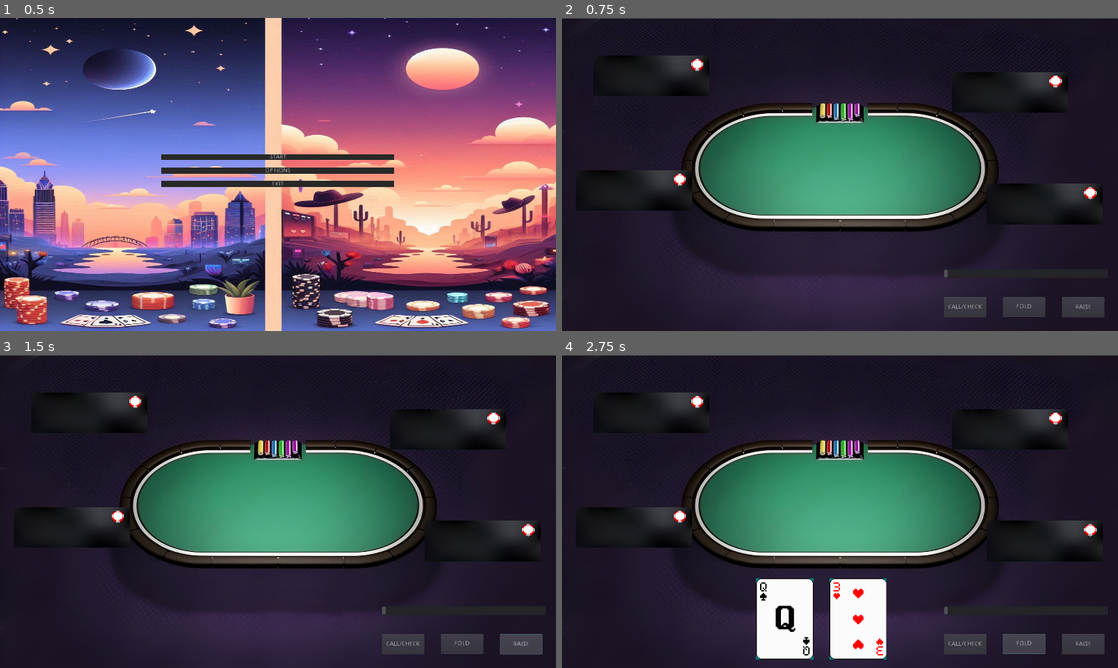
Above: before the commit, frames 1-4 (two rows, left to right).
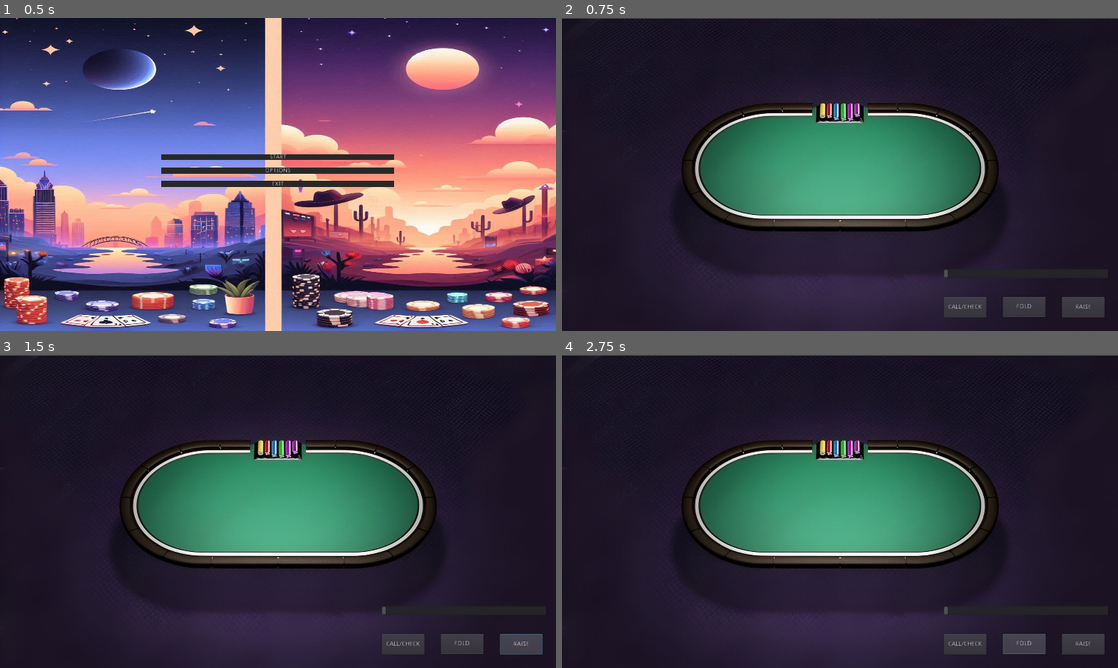
Above: after the commit, the same moments.

Repository: Jesusaez/PokerWithFriends_Game
Game: Godot game, scene res://escenas/Menu.tscn
Same seed, same stepped clock (60 frames per second), same inputs: the game is played once before the commit and once after it.
Inputs:
- Up to frame 1 (0.5 s): no input
- Up to frame 2 (0.75 s): click "START" at 0.5 s
- Up to frame 3 (1.5 s): click "RAISE" at 1.25 s
- Up to frame 4 (2.75 s): click "FOLD" at 2 s

Frame 1 is identical in both runs. In frame 2, 2.6% of the frame differs, in the area x 4-98%, y 12-66%; in frame 3, 2.6%; in frame 4, 7.9%, in the area x 4-98%, y 12-98%.
Error after the commit: Parse Error: The identifier "a" isn't declared in the current scope. (res://escenas/Gamse.gd:114)

Commit message:
Animacion Robar Cartas IA

Diff:
--- a/escenas/Gamse.gd
+++ b/escenas/Gamse.gd
@@ -78,46 +78,78 @@
 	"res://Assets/cartas_sueltas/Clubs/tile012.png"
 ]
 var CartasSacadas=[]
-
+var interfaz_players = []
 
 func _ready():
 	randomize()
 	# ------------------------------------------------
 	# Instanciar los nombres y fichas de jugadores
 	# ------------------------------------------------
-	for i in range(numPlayer-1):
+	for i in range(numPlayer - 1):
 		var player_card_instance = player_card_scene.instance()
 
 		# Asignar nombre y chips a los labels
-		player_card_instance.get_node("Background/Player_Name").text = playerName[i+1]
-		player_card_instance.get_node("Background/Chips").text = str(PlayerChips[i+1])
+		player_card_instance.get_node("Background/Player_Name").text = playerName[i + 1]
+		player_card_instance.get_node("Background/Chips").text = str(PlayerChips[i + 1])
 
 		# Ubicar el cartel en la posición correspondiente del PathFollow2D
 		var path_follow = path_follows[i]
 		player_card_instance.rect_position = path_follow.position
 		player_card_instance.rect_scale = Vector2(0.75, 0.75)
 
-		# Añadir la instancia a la escena
+		# Añadir la instancia a la escena y al array
 		add_child(player_card_instance)
+		interfaz_players.append(player_card_instance)  # Agregar al array
 
-	# ------------------------------------------------
-	# Crear cartas en las ubicaciones especificadas
-	# ------------------------------------------------
-	for i in range(numPlayer*2):
-		var card_instance = card_scene.instance()
+	#Robar Cartas Y enseñarlas poco a poco
+	startGame()
 
-		# Elegir una carta aleatoria de la baraja
-		var card_texture = cojeCarta()
-		if(i<2):
-			card_instance.get_node("Img").texture = card_texture
-			var card_position = Card_positions[i]
-			card_instance.rect_position = card_position.position
-			card_instance.rect_scale = Vector2(1.5, 1.5)
-			yield(get_tree().create_timer(1), "timeout")
-			add_child(card_instance)
-		#else:
-			#hacer que el codigo muestre la Behind_Card1 se espere 1 sec y que en la siguiente ronda de i muestre Behind_Card2
-		playerCards.append(card_texture)
+	#Empezar Juego
+func startGame():
+		mostrar_cartas_secuencialmente()
+		ordreJugadors()
+
+func ordreJugadors():
+	#miau
+	a
+
+# Robar Las Cartas God
+func mostrar_cartas_secuencialmente():
+	# Primera carta del jugador principal
+	yield(robar_carta_principal(0), "completed")
+	# Segunda carta del jugador principal
+	yield(robar_carta_principal(1), "completed")
+
+	# Cartas para los bots
+	for i in range(numPlayer - 1):
+		yield(robar_2_carta_bot(i), "completed")
+
+
+func robar_carta_principal(card_index):
+	yield(get_tree().create_timer(0.5), "timeout")  # Esperar 1 segundo entre cartas
+	var card_instance = card_scene.instance()
+	var card_texture = cojeCarta()
+	card_instance.get_node("Img").texture = card_texture
+	card_instance.rect_position = Card_positions[card_index].position
+	card_instance.rect_scale = Vector2(1.5, 1.5)
+	add_child(card_instance)
+	playerCards.append(card_texture)
+
+
+func robar_2_carta_bot(bot_index):
+	yield(get_tree().create_timer(0.5), "timeout")  # Esperar 1 segundo
+	var bot_instance = interfaz_players[bot_index]
+
+	# Primera carta oculta del bot
+	var card_texture_1 = cojeCarta()
+	bot_instance.get_node("Background/Behind_Card1").show()
+	playerCards.append(card_texture_1)
+	yield(get_tree().create_timer(0.5), "timeout")  # Esperar 1 segundo
+
+	# Segunda carta oculta del bot
+	var card_texture_2 = cojeCarta()
+	bot_instance.get_node("Background/Behind_Card2").show()
+	playerCards.append(card_texture_2)
 
 
 func cojeCarta():
